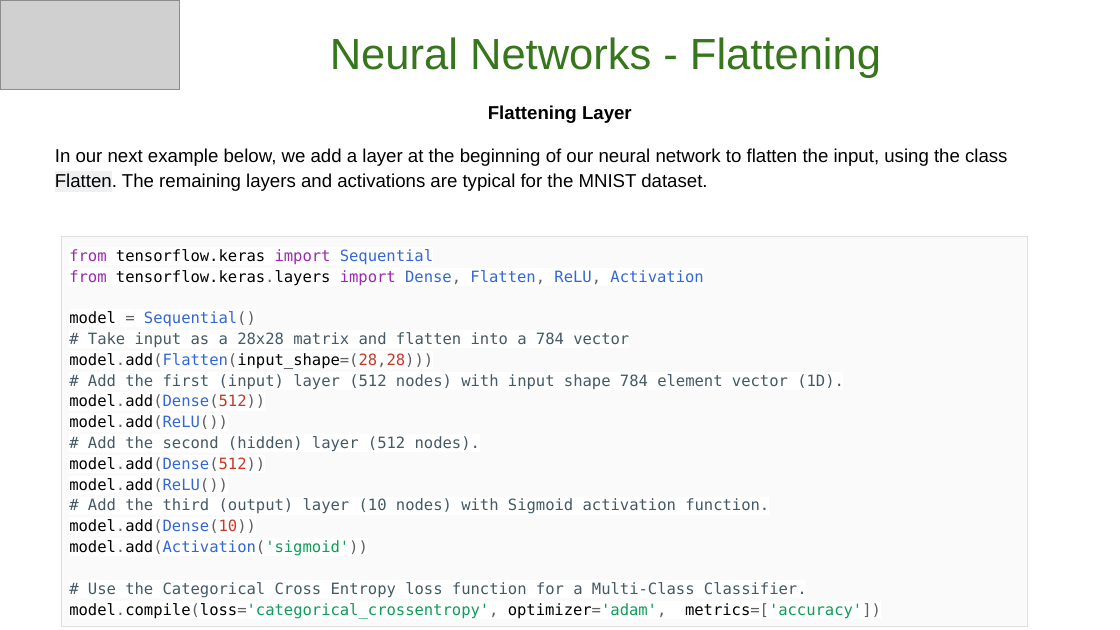
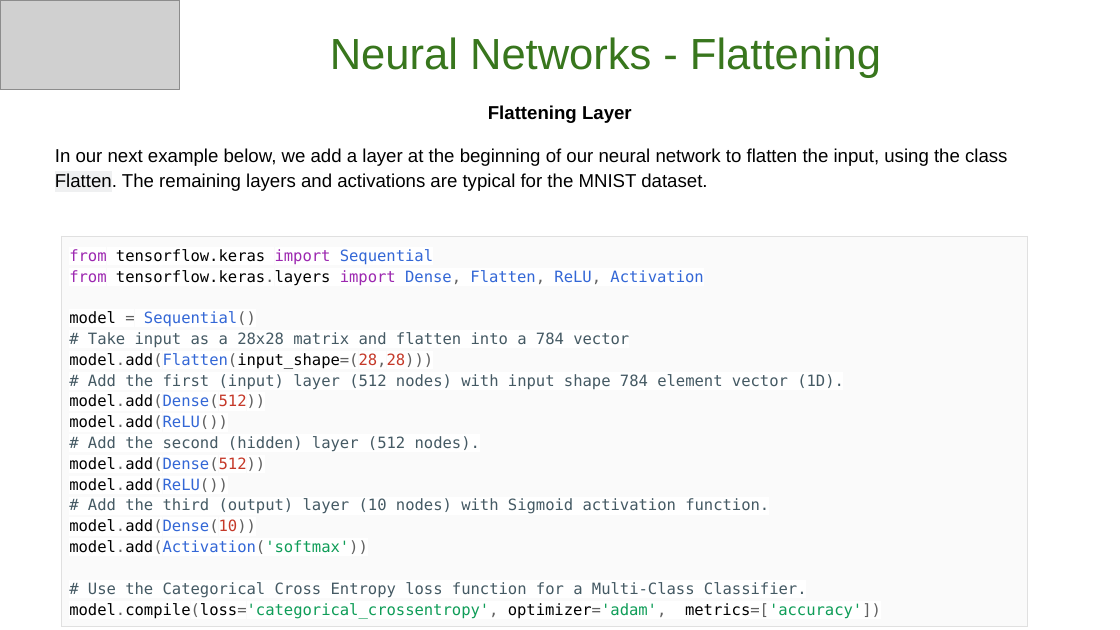
Before and after one commit to GoogleCloudPlatform/keras-idiomatic-programmer, a slide deck: slide 40 of workshops/Neural_Networks/The Idiomatic Programmer - Learning Keras - Workshop - Neural Networks.pptx. Drawn at 1120x630 pixels with LibreOffice and Linux fonts; fonts in the diff are those of the drawing; grey boxes stand for pictures. Boxes give left, top, right and bottom in pixels: in the first picture for what was removed or moved away, otherwise in the second. Text is boxed around its words. In the diff, an @@ line names an element or a change of style, - is before the commit and + after.

Commit message:
fix sigmoid should be softmax in multi-class classifier

```diff
--- a/workshops/Neural_Networks/The Idiomatic Programmer - Learning Keras - Workshop - Neural Networks.pptx
+++ b/workshops/Neural_Networks/The Idiomatic Programmer - Learning Keras - Workshop - Neural Networks.pptx
@@ table at [62,236,1027,623] @@
-row 1, column 1: from tensorflow.keras import Sequential / from tensorflow.keras.layers import Dense, Flatten, ReLU, Activation / model = Sequential() / # Take input as a 28x28 matrix and flatten into a 784 vector / model.add(Flatten(input_shape=(28,28))) / # Add the first (input) layer (512 nodes) with input shape 784 element vector (1D). / model.add(Dense(512)) / model.add(ReLU()) / # Add the second (hidden) layer (512 nodes). / model.add(Dense(512)) / model.add(ReLU()) / # Add the third (output) layer (10 nodes) with Sigmoid activation function. / model.add(Dense(10)) / model.add(Activation('sigmoid')) / # Use the Categorical Cross Entropy loss function for a Multi-Class Classifier. / model.compile(loss='categorical_crossentropy', optimizer='adam', metrics=['accuracy'])
+row 1, column 1: from tensorflow.keras import Sequential / from tensorflow.keras.layers import Dense, Flatten, ReLU, Activation / model = Sequential() / # Take input as a 28x28 matrix and flatten into a 784 vector / model.add(Flatten(input_shape=(28,28))) / # Add the first (input) layer (512 nodes) with input shape 784 element vector (1D). / model.add(Dense(512)) / model.add(ReLU()) / # Add the second (hidden) layer (512 nodes). / model.add(Dense(512)) / model.add(ReLU()) / # Add the third (output) layer (10 nodes) with Sigmoid activation function. / model.add(Dense(10)) / model.add(Activation('softmax')) / # Use the Categorical Cross Entropy loss function for a Multi-Class Classifier. / model.compile(loss='categorical_crossentropy', optimizer='adam', metrics=['accuracy'])
```
Also in this commit, not shown: 1 other slide changed.
